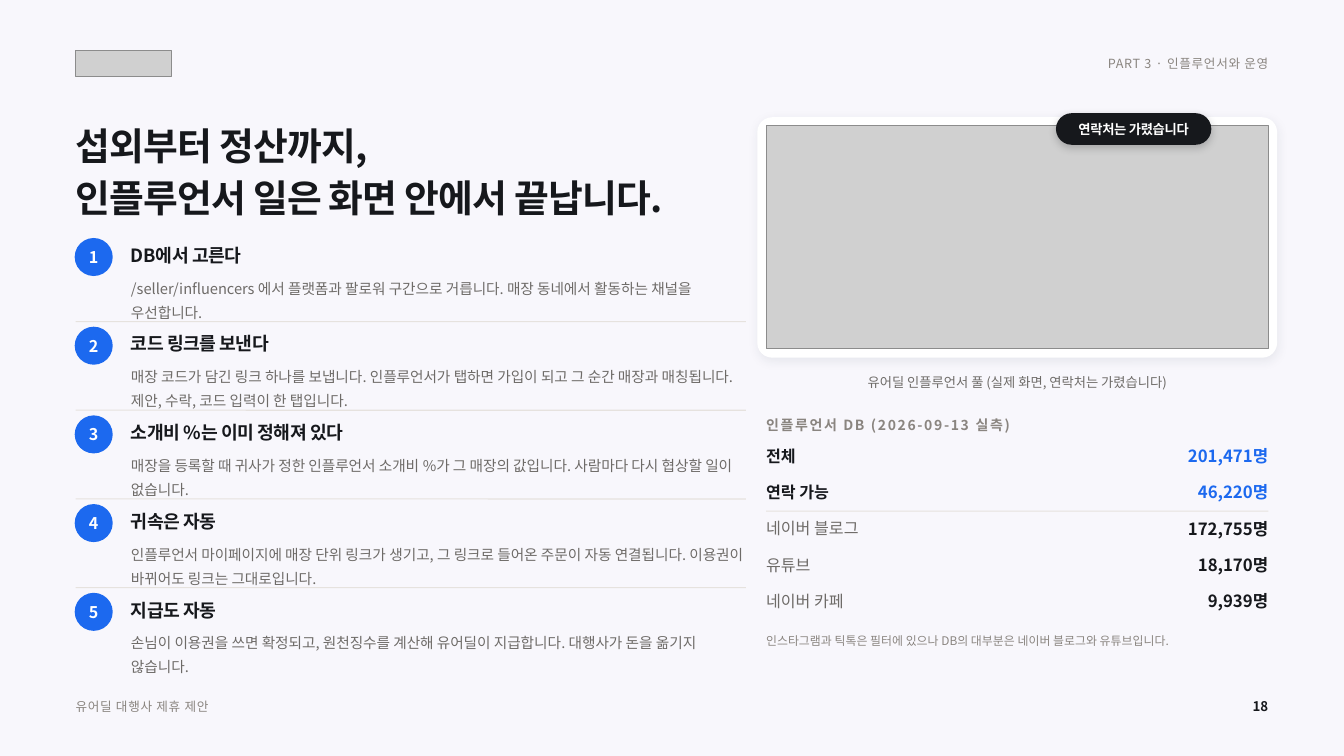
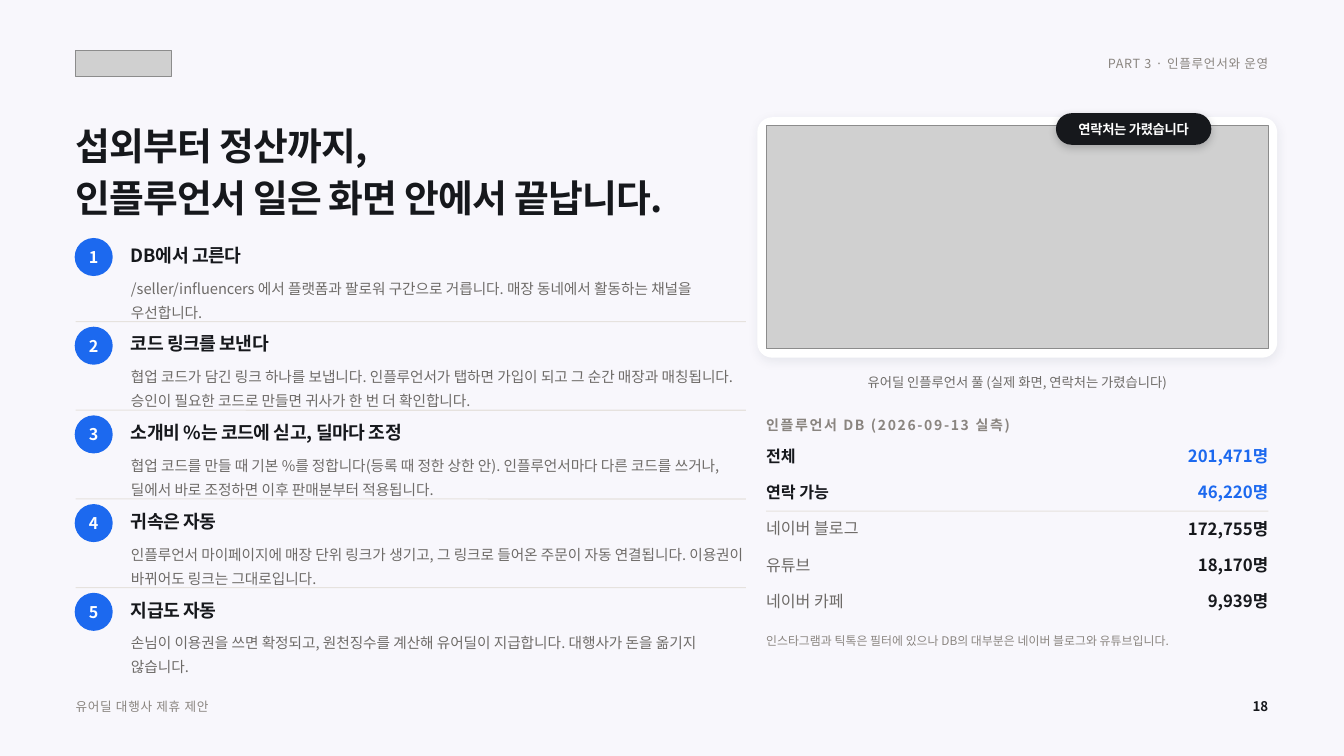
Before and after one commit to tobe2111/ur-live, a slide deck: slide 19 of docs/business/proposals/urdeal-agency-proposal.pptx. Drawn at 1344x756 pixels with LibreOffice and Linux fonts; fonts in the diff are those of the drawing; grey boxes stand for pictures. Boxes give left, top, right and bottom in pixels: in the first picture for what was removed or moved away, otherwise in the second. Text is boxed around its words. In the diff, an @@ line names an element or a change of style, - is before the commit and + after.

```diff
--- a/docs/business/proposals/urdeal-agency-proposal.pptx
+++ b/docs/business/proposals/urdeal-agency-proposal.pptx
@@ text at <box>131,370,733,407</box>: text changed @@
-매장 코드가 담긴 링크 하나를 보냅니다. 인플루언서가 탭하면 가입이 되고 그 순간 매장과 매칭됩니다. 제안, 수락, 코드 입력이 한 탭입니다.
+협업 코드가 담긴 링크 하나를 보냅니다. 인플루언서가 탭하면 가입이 되고 그 순간 매장과 매칭됩니다. 승인이 필요한 코드로 만들면 귀사가 한 번 더 확인합니다.
@@ text at <box>131,423,402,443</box>: text changed @@
-소개비 %는 이미 정해져 있다
+소개비 %는 코드에 싣고, 딜마다 조정
@@ text at <box>131,459,719,474</box>: text changed @@
-매장을 등록할 때 귀사가 정한 인플루언서 소개비 %가 그 매장의 값입니다. 사람마다 다시 협상할 일이 없습니다.
+협업 코드를 만들 때 기본 %를 정합니다(등록 때 정한 상한 안). 인플루언서마다 다른 코드를 쓰거나, 딜에서 바로 조정하면 이후 판매분부터 적용됩니다.
```
Also in this commit, not shown: 11 other slides changed, 9 other files.
